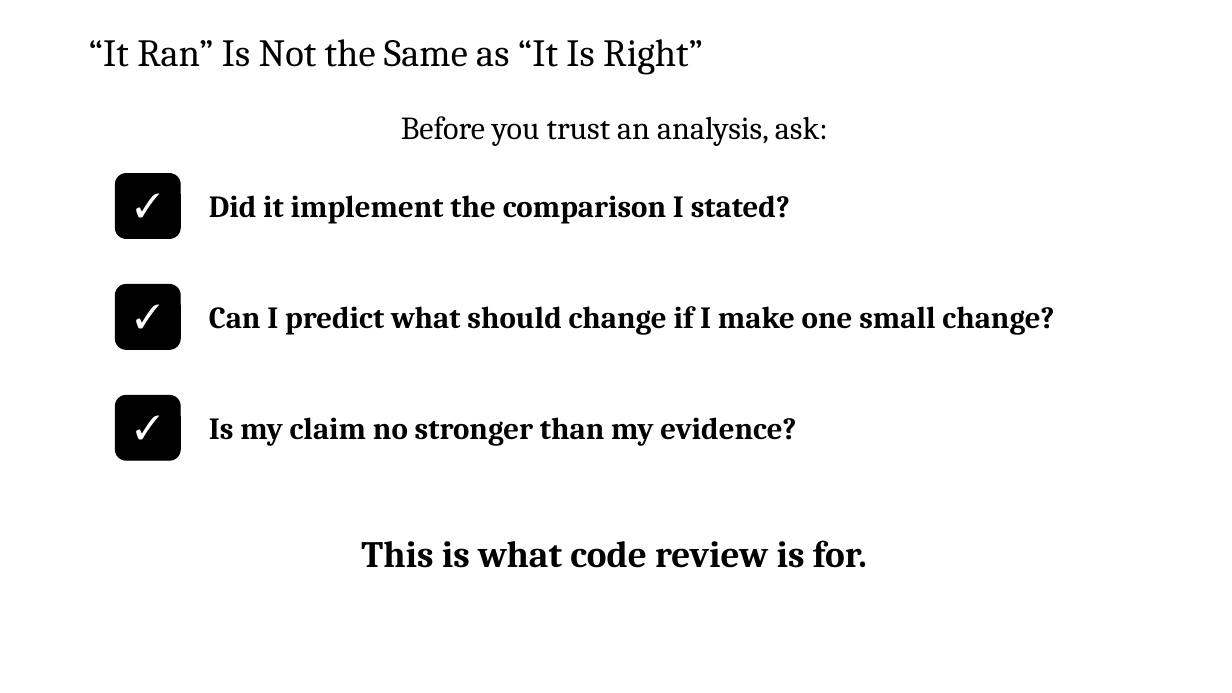
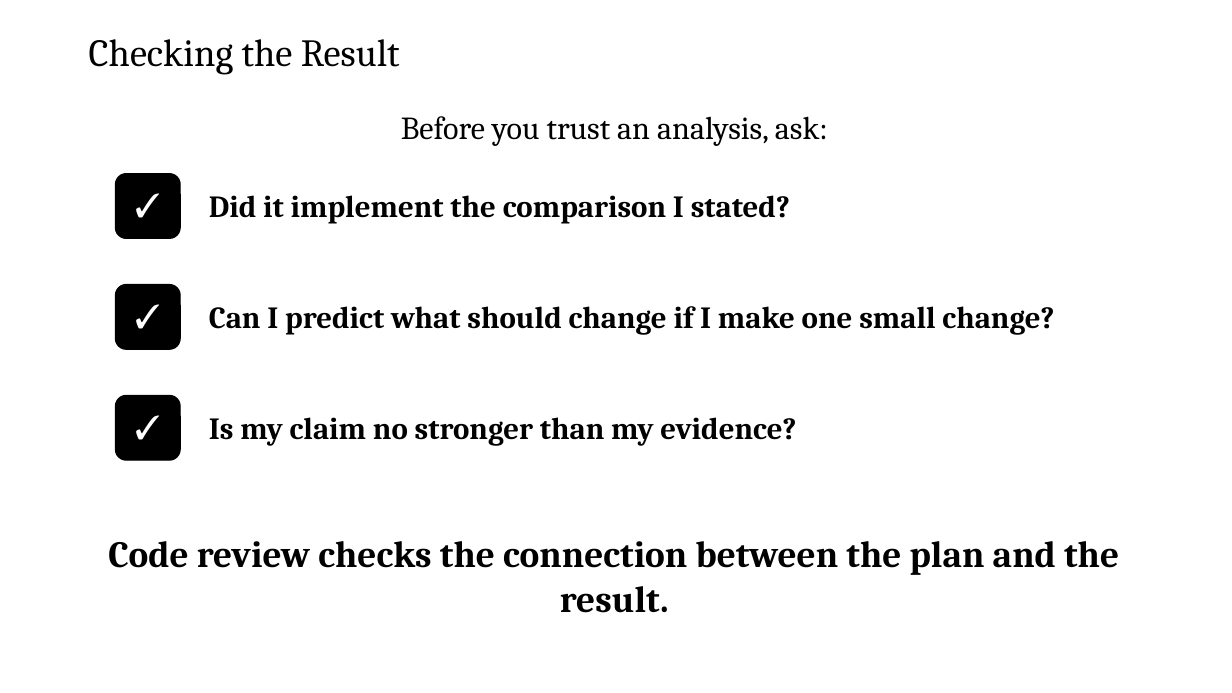
Before and after one commit to zjelveh/zjelveh.github.io, a slide deck: slide 21 of files/ccjs418e_fall2026/lecture_1.pptx (slide 23 before the commit). Drawn at 1232x693 pixels with LibreOffice and Linux fonts; fonts in the diff are those of the drawing. Boxes give left, top, right and bottom in pixels: in the first picture for what was removed or moved away, otherwise in the second. Text is boxed around its words. In the diff, an @@ line names an element or a change of style, - is before the commit and + after.

Commit message:
Revise Lecture 1 after instructor review

```diff
--- a/files/ccjs418e_fall2026/lecture_1.pptx
+++ b/files/ccjs418e_fall2026/lecture_1.pptx
@@ text at bbox=[89, 39, 400, 75]: text changed @@
-“It Ran” Is Not the Same as “It Is Right”
+Checking the Result
@@ text at bbox=[108, 541, 1119, 575]: text changed @@
-This is what code review is for.
+Code review checks the connection between the plan and the result.
```
Also in this commit, not shown: 14 other slides changed, 2 slides removed.
